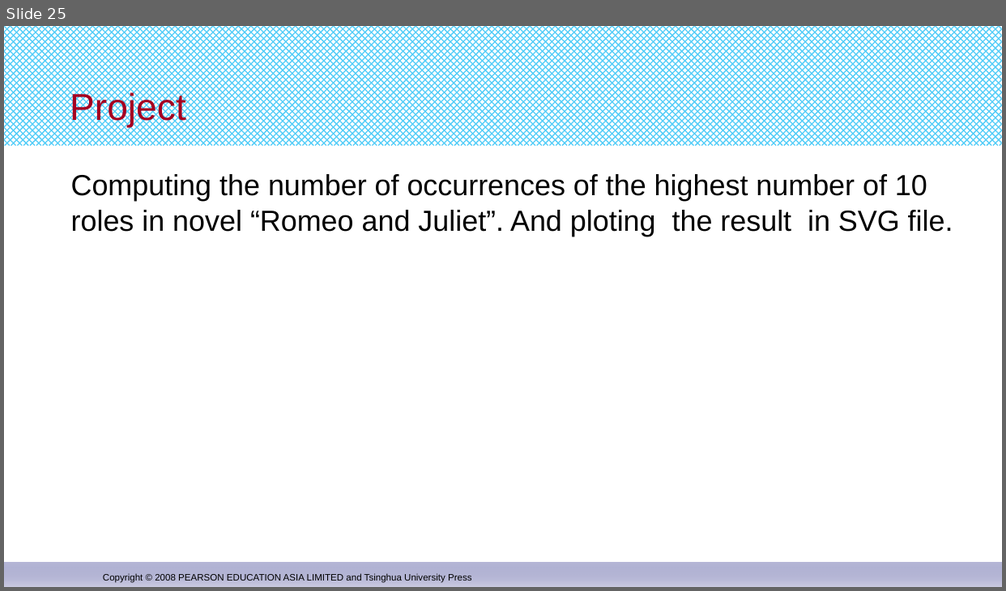
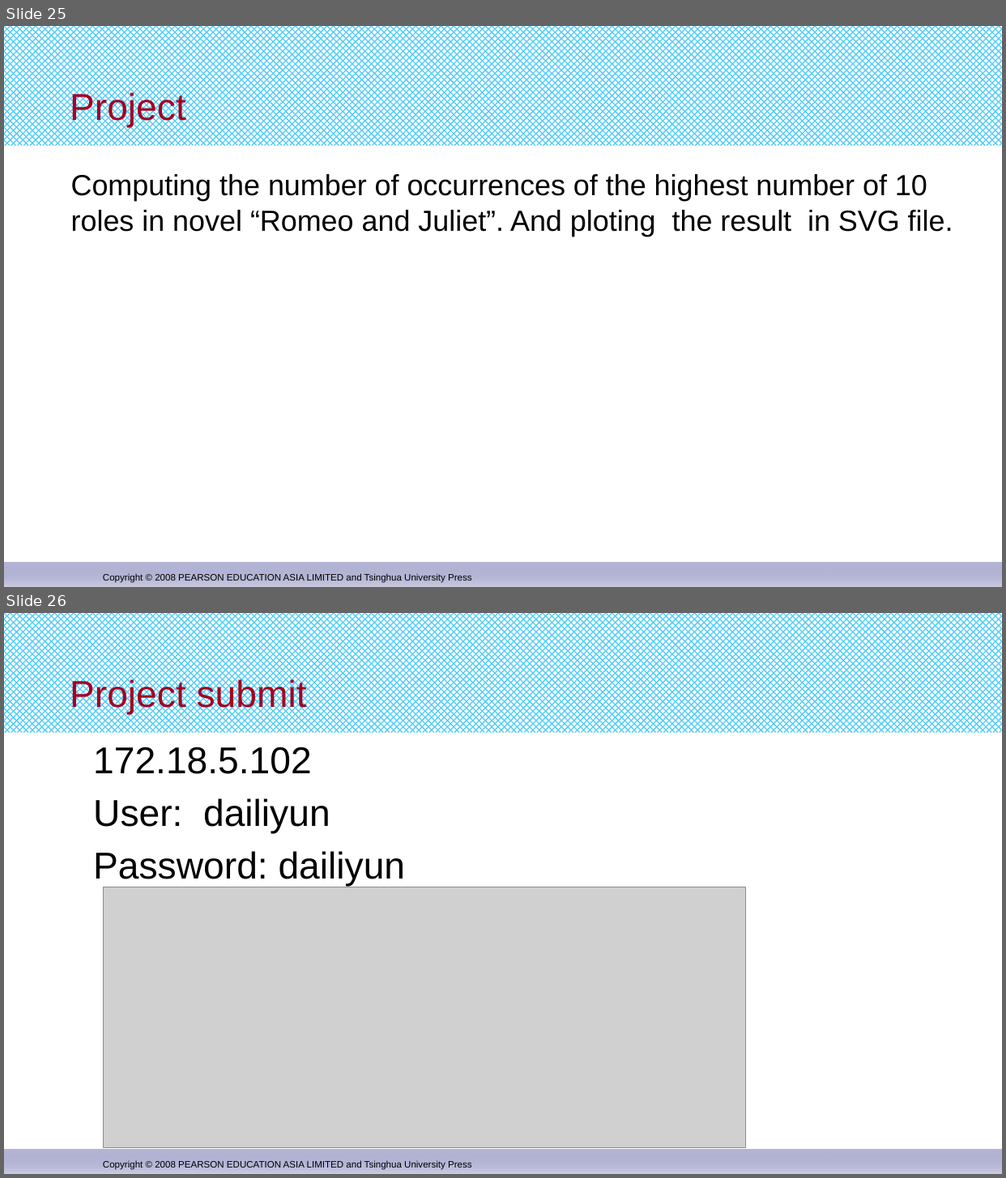
Before and after one commit to djuanbei/CPLUSPLUS, a slide deck: ppt/chapter 7.pptx. Shown one above the other, each under a label of ours: slide 25 before the commit, slides 25 and 26 after it. The pictures are 1006x591 and 1006x1178 pixels, drawn with LibreOffice and Linux fonts; fonts in the diff are those of the drawing; grey boxes stand for pictures. Boxes give left, top, right and bottom in pixels: in the first picture for what was removed or moved away, otherwise in the second. Text is boxed around its words. In the diff, an @@ line names an element or a change of style, - is before the commit and + after.

```diff
--- a/ppt/chapter 7.pptx
+++ b/ppt/chapter 7.pptx
@@ slide 26 added at (4, 613, 1002, 1174), background #FFFFFF; not listed: 3 template elements that a slide beside it also shows @@
@@ title added at (70, 678, 307, 715), 36 pt, text #A50021 @@
+Project submit
@@ text added at (93, 747, 406, 886), 36 pt, text #000000 @@
+172.18.5.102
+User: dailiyun
+Password: dailiyun
@@ picture added at (103, 887, 746, 1148) @@
```
Also in this commit, not shown: 1 other file.
